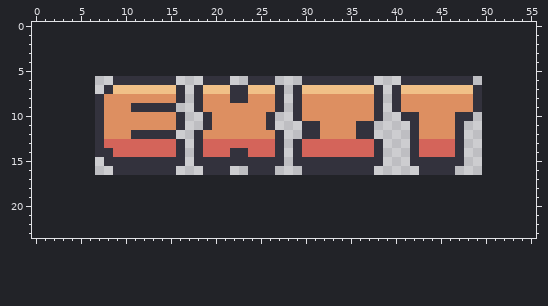
One commit to this pixel-art sprite: assets/menu/end/exit.png. The picture above was drawn from the file before the commit.
The file is 43x11 pixels. The old version is drawn lined up with the new one, on the new canvas.
After:
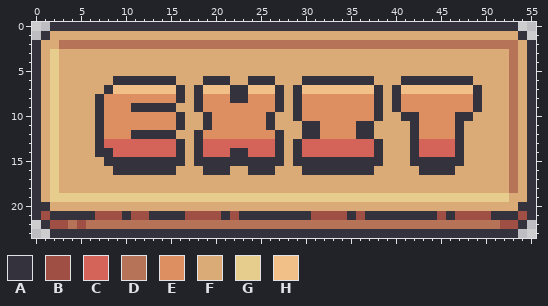
Palette (. is transparent): A #33323d  B #a04f45  C #d4645a  D #b77357  E #dd8f61  F #daab76  G #e7cd8d  H #f0c088
The edit:
canvas 43x11 -> 56x24, the old top-left corner now at 7,6
y 0: x 2..53 .................................................... -> AAAAAAAAAAAAAAAAAAAAAAAAAAAAAAAAAAAAAAAAAAAAAAAAAAAA
y 1: x 1..54 ...................................................... -> AFFFFFFFFFFFFFFFFFFFFFFFFFFFFFFFFFFFFFFFFFFFFFFFFFFFFA
y 2: x 0..55 ........................................................ -> AFFDDDDDDDDDDDDDDDDDDDDDDDDDDDDDDDDDDDDDDDDDDDDDDDDDDDFA
y 3..5: x 0..55 ........................................................ -> AFGFFFFFFFFFFFFFFFFFFFFFFFFFFFFFFFFFFFFFFFFFFFFFFFFFFDFA
y 6: x 0..8 ......... -> AFGFFFFFF; x 16..18 ... -> FFF; x 22..23 .. -> FF; x 27..29 ... -> FFF; x 38..40 ... -> FFF; x 49..55 ....... -> FFFFDFA
y 7: x 0..7 ........ -> AFGFFFFF; x 17 . -> F; x 28 . -> F; x 39 . -> F; x 50..55 ...... -> FFFDFA
y 8: x 0..6 ....... -> AFGFFFF; x 17 . -> F; x 28 . -> F; x 39 . -> F; x 50..55 ...... -> FFFDFA
y 9: x 0..6 ....... -> AFGFFFF; x 16..17 .. -> FF; x 28 . -> F; x 39 . -> F; x 50..55 ...... -> FFFDFA
y 10: x 0..6 ....... -> AFGFFFF; x 17..18 .. -> FF; x 27..28 .. -> FF; x 39..40 .. -> FF; x 49..55 ....... -> FFFFDFA
y 11: x 0..6 ....... -> AFGFFFF; x 17..18 .. -> FF; x 27..29 ... -> FFF; x 38..41 .... -> FFFF; x 48..55 ........ -> FFFFFDFA
y 12: x 0..6 ....... -> AFGFFFF; x 16..17 .. -> FF; x 28..29 .. -> FF; x 38..41 .... -> FFFF; x 48..55 ........ -> FFFFFDFA
y 13..14: x 0..6 ....... -> AFGFFFF; x 17 . -> F; x 28 . -> F; x 39..41 ... -> FFF; x 48..55 ........ -> FFFFFDFA
y 15: x 0..7 ........ -> AFGFFFFF; x 17 . -> F; x 28 . -> F; x 39..41 ... -> FFF; x 48..55 ........ -> FFFFFDFA
y 16: x 0..8 ......... -> AFGFFFFFF; x 16..18 ... -> FFF; x 22..23 .. -> FF; x 27..29 ... -> FFF; x 38..42 ..... -> FFFFF; x 47..55 ......... -> FFFFFFDFA
y 17..18: x 0..55 ........................................................ -> AFGFFFFFFFFFFFFFFFFFFFFFFFFFFFFFFFFFFFFFFFFFFFFFFFFFFDFA
y 19: x 0..55 ........................................................ -> AFGGGGGGGGGGGGGGGGGGGGGGGGGGGGGGGGGGGGGGGGGGGGGGGGGGGFFA
y 20: x 0..55 ........................................................ -> AAFFFFFFFFFFFFFFFFFFFFFFFFFFFFFFFFFFFFFFFFFFFFFFFFFFFFAA
y 21: x 0..55 ........................................................ -> ABAAAAABBBABBAAAABBBBABAAAAAAAABBBBABAAAAAAAABABBBBAAABA
y 22: x 1..54 ...................................................... -> ABBDBDDDDDDDDDDDDDDDDDDDDDDDDDDDDDDDDDDDDDDDDDDDDDDBBA
y 23: x 2..53 .................................................... -> AAAAAAAAAAAAAAAAAAAAAAAAAAAAAAAAAAAAAAAAAAAAAAAAAAAA
Boxes around the changes in both pictures, in picture pixels (x1, y1, x2, y2):
added: (32, 22, 536, 238)
